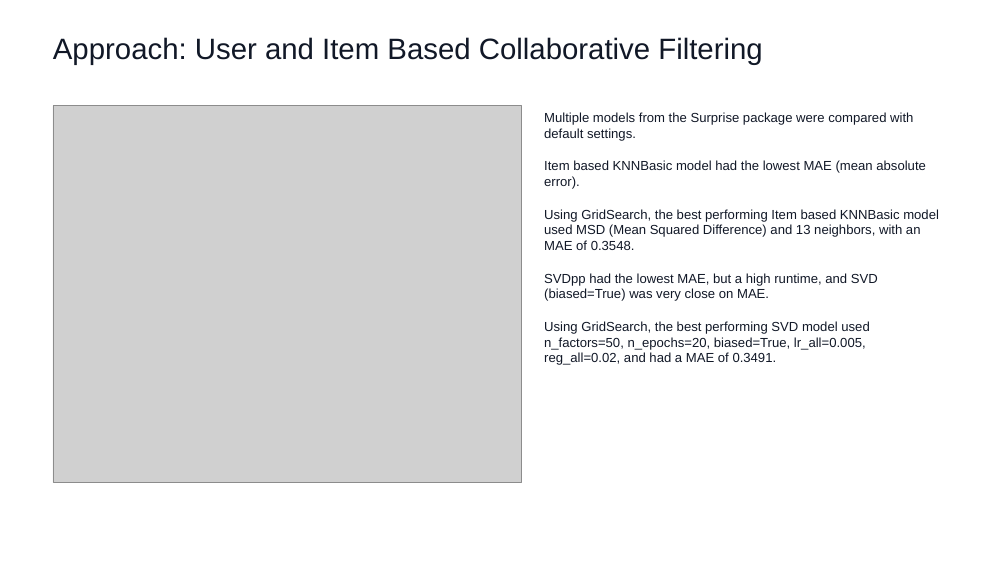
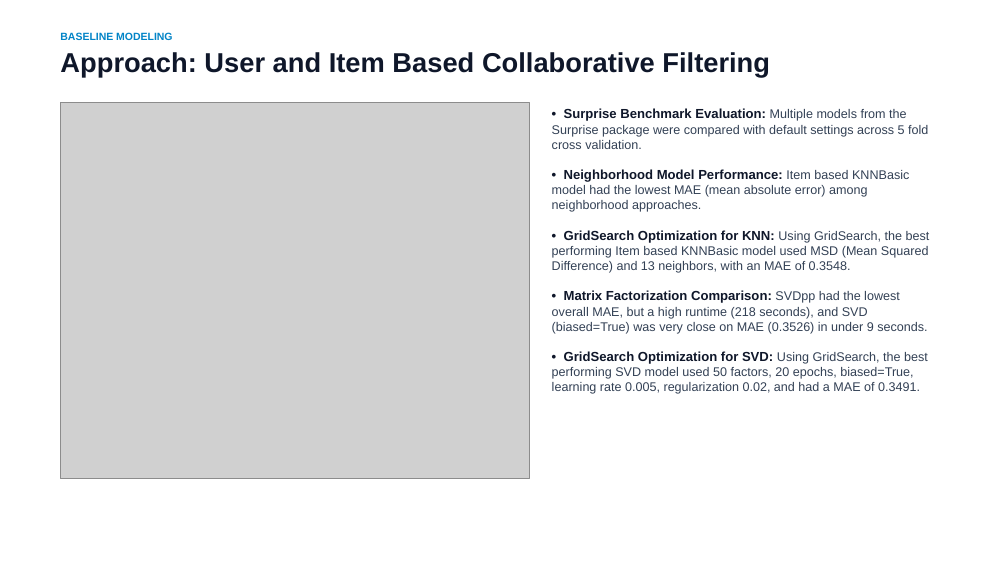
Before and after one commit to vidhyawalke/Recipe-Recommender-System, a slide deck: slide 4 of Recipe_Recommender_Presentation.pptx. Drawn at 1008x567 pixels with LibreOffice and Linux fonts; fonts in the diff are those of the drawing; grey boxes stand for pictures. Boxes give left, top, right and bottom in pixels: in the first picture for what was removed or moved away, otherwise in the second. Text is boxed around its words. In the diff, an @@ line names an element or a change of style, - is before the commit and + after.

```diff
--- a/Recipe_Recommender_Presentation.pptx
+++ b/Recipe_Recommender_Presentation.pptx
@@ text at (x1=60, y1=32, x2=172, y2=40): paragraph added @@
+BASELINE MODELING
@@ text at (x1=60, y1=52, x2=770, y2=77): size 28 to 26 pt, text colour #111827 to #0F172A, bold on in "Approach: User and Item Based Collaborative Filtering" @@
@@ text "BASELINE MODELING" moved from (x1=53, y1=37, x2=762, y2=65) to (x1=60, y1=32, x2=770, y2=77) @@
@@ picture moved from (x1=53, y1=106, x2=522, y2=482) to (x1=60, y1=102, x2=529, y2=479) @@
@@ text at (x1=552, y1=108, x2=930, y2=394): text changed; size 12.5 to 12 pt; text colour #111827 to #334155 @@
-Multiple models from the Surprise package were compared with default settings.
-Item based KNNBasic model had the lowest MAE (mean absolute error).
-Using GridSearch, the best performing Item based KNNBasic model used MSD (Mean Squared Difference) and 13 neighbors, with an MAE of 0.3548.
-SVDpp had the lowest MAE, but a high runtime, and SVD (biased=True) was very close on MAE.
-Using GridSearch, the best performing SVD model used n_factors=50, n_epochs=20, biased=True, lr_all=0.005, reg_all=0.02, and had a MAE of 0.3491.
+• Surprise Benchmark Evaluation: Multiple models from the Surprise package were compared with default settings across 5 fold cross validation.
+• Neighborhood Model Performance: Item based KNNBasic model had the lowest MAE (mean absolute error) among neighborhood approaches.
+• GridSearch Optimization for KNN: Using GridSearch, the best performing Item based KNNBasic model used MSD (Mean Squared Difference) and 13 neighbors, with an MAE of 0.3548.
+• Matrix Factorization Comparison: SVDpp had the lowest overall MAE, but a high runtime (218 seconds), and SVD (biased=True) was very close on MAE (0.3526) in under 9 seconds.
+• GridSearch Optimization for SVD: Using GridSearch, the best performing SVD model used 50 factors, 20 epochs, biased=True, learning rate 0.005, regularization 0.02, and had a MAE of 0.3491.
```
Also in this commit, not shown: 10 other slides changed, 2 slides added, 2 slides removed.
